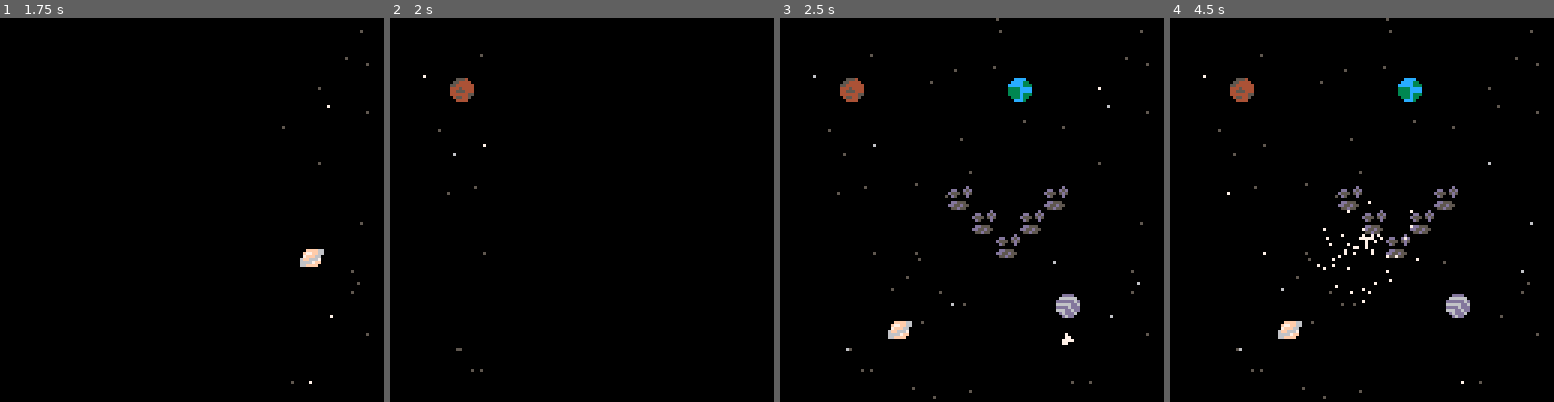
Above: before the commit, frames 1-4 (left to right).
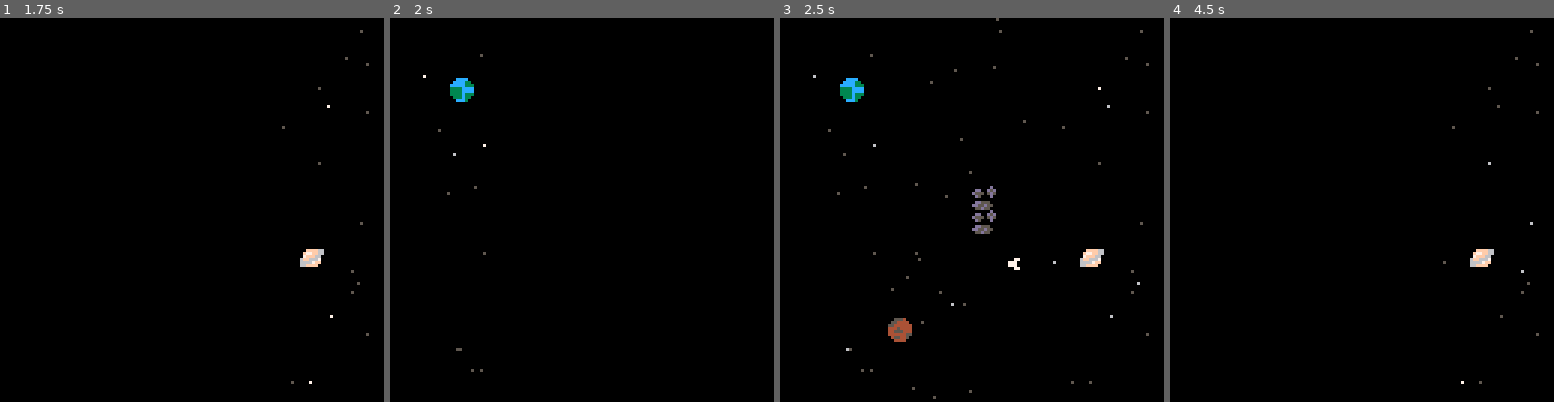
Above: after the commit, the same moments.

Repository: JEPPSER/pico-8
Game: PICO-8 cartridge cominghome/cominghome.p8
Same seed, same stepped clock (60 frames per second), same inputs: the game is played once before the commit and once after it.
Inputs:
- Up to frame 1 (1.75 s): tap O (Z key) at 0.7, 1.7 s
- Up to frame 2 (2 s): no input
- Up to frame 3 (2.5 s): tap O (Z key) at 2.1 s
- Up to frame 4 (4.5 s): tap O (Z key) every 0.4 s from 2.5 to 4.1 s

Frame 1 is identical in both runs. In frame 2, 0.3% of the frame differs, in the area x 15-22%, y 15-22%; in frame 3, 2.6%; in frame 4, 2.9%, in the area x 8-85%, y 0-100%.

Commit message:
Fixes coming home level bug

Diff:
--- a/cominghome/cominghome.p8
+++ b/cominghome/cominghome.p8
@@ -4,6 +4,7 @@
 function _init()
 	last = time()
 	fade_timer = 0
+	resetting = false
 	explosion = nil
 	map_setup()
 
@@ -87,7 +88,8 @@
 function update_fade()
 	if (fade_timer > 0) then
 		fade_timer -= delta
-		if (fade_timer < 0.5) then
+		if (fade_timer < 0.5 and not resetting) then
+			resetting = true
 			if (s.planet == -1) then
 				reset_ship()
 			else
@@ -97,6 +99,7 @@
 		end
 	else
 		fade_timer = 0
+		resetting = false
 	end
 end
 
